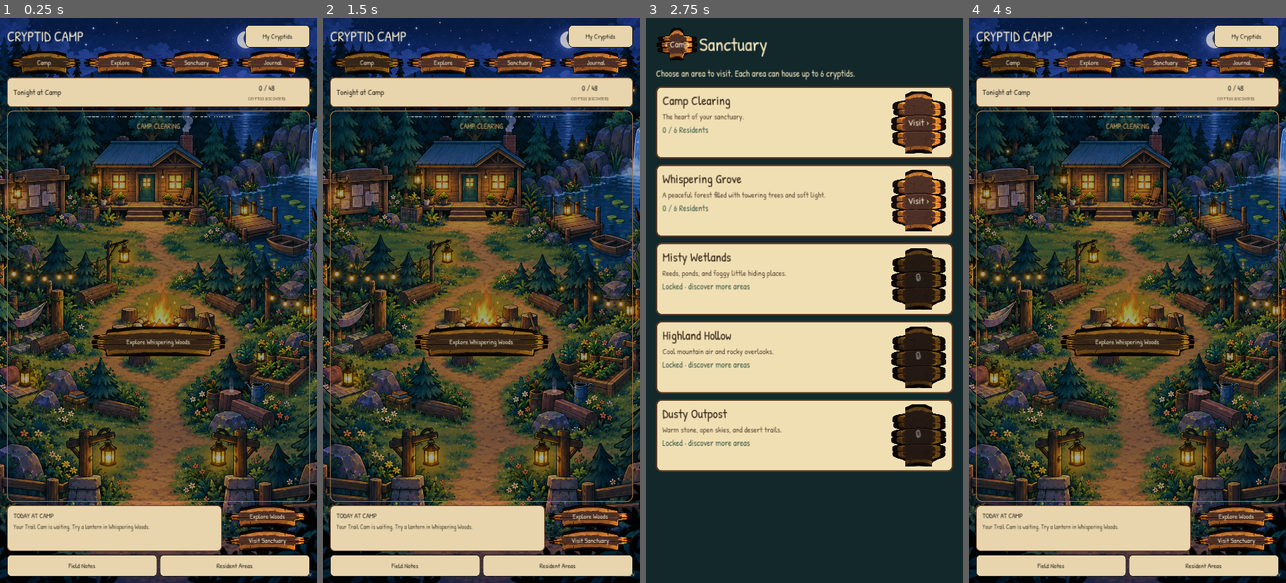
Above: before the commit, frames 1-4 (left to right).
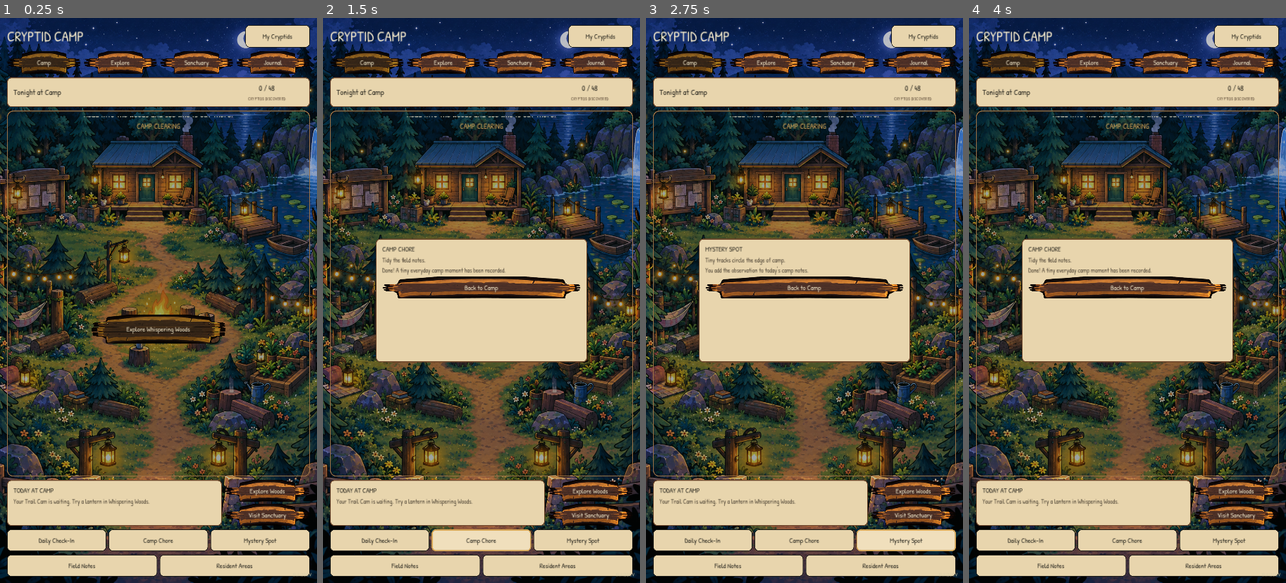
Above: after the commit, the same moments.

Repository: rabine707/cryptid-camp
Game: Godot game, scene res://scenes/main/main.tscn
Same seed, same stepped clock (60 frames per second), same inputs: the game is played once before the commit and once after it.
Inputs (mouse positions are in pixels of both pictures, inside the frame that each line leads up to):
- Up to frame 1 (0.25 s): no input
- Up to frame 2 (1.5 s): click (380, 537) at 0.5 s, where only the run after the commit has a clickable "Daily Check-In"; click (481, 537) at 1.25 s, where only the run after the commit has a clickable "Camp Chore"
- Up to frame 3 (2.75 s): click (905, 537) at 2 s, where only the run after the commit has a clickable "Mystery Spot"
- Up to frame 4 (4 s): click (1127, 289) at 2.75 s, where only the run after the commit has a clickable "Back to Camp"; click (1000, 46) at 3.5 s, where only the run before the commit has a clickable "‹ Camp"

The runs differ from the first frame. In frame 1, 8.9% of the frame differs, in the area x 2-98%, y 52-95%; in frame 2, 21%; in frame 3, 81%, in the area x 0-100%, y 0-100%; in frame 4, 21%.

Commit message:
Add daily nostalgic Camp activities

Diff:
--- a/scripts/main/main.gd
+++ b/scripts/main/main.gd
@@ -128,6 +128,15 @@
 	var woods:=_button("Explore Woods","wood"); woods.pressed.connect(_open_woods); quick.add_child(woods)
 	var sanctuary:=_button("Visit Sanctuary","wood"); sanctuary.pressed.connect(_open_areas); quick.add_child(sanctuary)
 
+	var activities := HBoxContainer.new()
+	activities.add_theme_constant_override("separation", 8)
+	page.add_child(activities)
+	for activity in [["Daily Check-In","checkin"],["Camp Chore","chore"],["Mystery Spot","mystery"]]:
+		var activity_button := _button(activity[0], "paper")
+		activity_button.size_flags_horizontal = Control.SIZE_EXPAND_FILL
+		activity_button.pressed.connect(_daily_activity.bind(activity[1]))
+		activities.add_child(activity_button)
+
 	var footer := HBoxContainer.new()
 	footer.add_theme_constant_override("separation", 8)
 	page.add_child(footer)
@@ -140,6 +149,61 @@
 	collection_note.pressed.connect(_open_areas)
 	footer.add_child(collection_note)
 	_add_build_badge()
+
+func _daily_activity(kind: String) -> void:
+	var day_key := _today_key()
+	var daily: Dictionary = GameState.state.get("daily_camp", {})
+	var today: Dictionary = daily.get(day_key, {})
+	var title := ""
+	var body := ""
+	match kind:
+		"checkin":
+			title = "DAILY CHECK-IN"
+			if today.get("checkin", false):
+				body = "You already checked in today. The campfire is still warm."
+			else:
+				today["checkin"] = true
+				body = "Checked in! Everyone at camp gets a little extra attention today."
+		"chore":
+			title = "CAMP CHORE"
+			if today.get("chore", false):
+				body = "Today's camp chore is already done. Nice work."
+			else:
+				today["chore"] = true
+				var chores := ["Refill the lantern oil.", "Tidy the field notes.", "Gather fallen sticks by the fire.", "Check the trail cam batteries.", "Freshen the water by the dock."]
+				body = chores[abs(hash(day_key)) % chores.size()] + "\nDone! A tiny everyday camp moment has been recorded."
+				GameState.unlock_moment("daily_chore_" + day_key)
+		"mystery":
+			title = "MYSTERY SPOT"
+			if today.get("mystery", false):
+				body = "You already investigated today's strange little spot."
+			else:
+				today["mystery"] = true
+				var finds := ["Tiny tracks circle the edge of camp.", "Something shiny was tucked beneath a log.", "A few unfamiliar hairs cling to the fence.", "The lantern glass has a strange little handprint.", "Something moved the stones beside the path."]
+				body = finds[abs(hash(day_key + "mystery")) % finds.size()] + "\nYou add the observation to today's camp notes."
+	today["last_activity"] = kind
+	daily[day_key] = today
+	GameState.state["daily_camp"] = daily
+	GameState.persist()
+	_show_activity_popup(title, body)
+
+func _show_activity_popup(title: String, body: String) -> void:
+	var old := get_node_or_null("DailyActivityPopup")
+	if old != null:
+		old.queue_free()
+	var panel := _home_card(title, body)
+	panel.name = "DailyActivityPopup"
+	panel.set_anchors_preset(Control.PRESET_CENTER)
+	panel.position = Vector2(-360, -210)
+	panel.custom_minimum_size = Vector2(720, 420)
+	var close := _button("Back to Camp", "wood")
+	close.pressed.connect(panel.queue_free)
+	panel.get_child(0).add_child(close)
+	add_child(panel)
+
+func _today_key() -> String:
+	var date := Time.get_date_dict_from_system()
+	return "%04d-%02d-%02d" % [int(date.get("year", 0)), int(date.get("month", 0)), int(date.get("day", 0))]
 
 func _add_visitor(layer:Control,c:Dictionary,pos:Vector2,index:int)->void:
 	var resident:=VBoxContainer.new()
